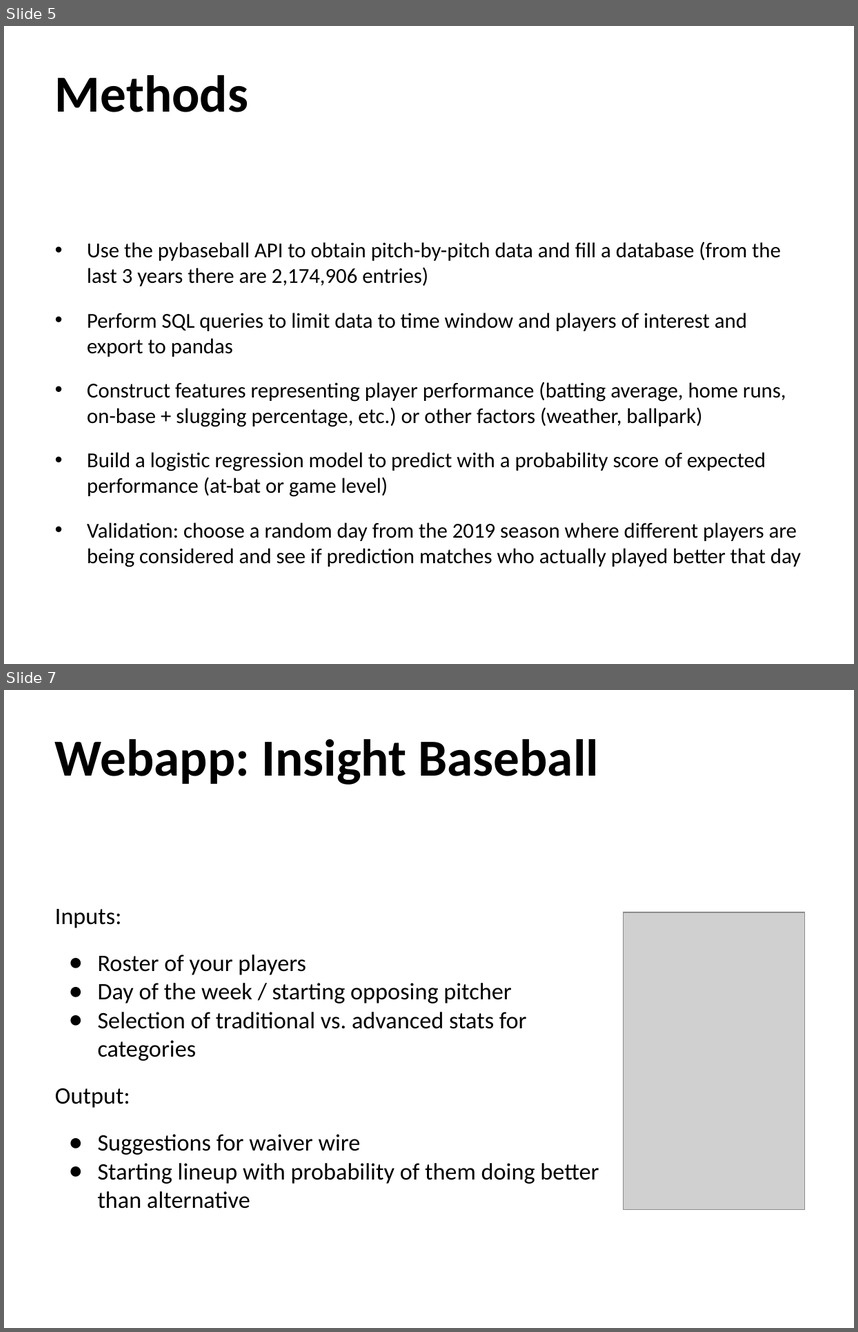
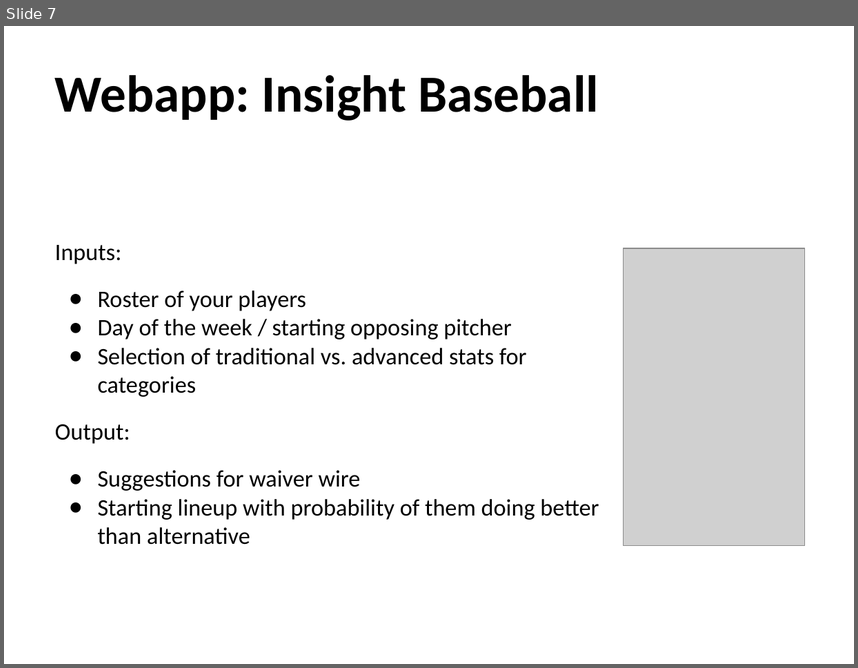
Before and after one commit to benslack19/baseball_player_selector, a slide deck: insight_baseball_notes/BL_baseball_notes.pptx. Shown one above the other, each under a label of ours: slides 5 and 7 before the commit, slide 7 after it; the slides between them are not shown. The pictures are 858x1332 and 858x668 pixels, drawn with LibreOffice and Linux fonts; fonts in the diff are those of the drawing; grey boxes stand for pictures. Boxes give left, top, right and bottom in pixels: in the first picture for what was removed or moved away, otherwise in the second. Text is boxed around its words. In the diff, an @@ line names an element or a change of style, - is before the commit and + after.

```diff
--- a/insight_baseball_notes/BL_baseball_notes.pptx
+++ b/insight_baseball_notes/BL_baseball_notes.pptx
@@ slide 5 removed at box(4, 26, 854, 664), background #FFFFFF @@
@@ title removed at box(55, 75, 248, 112) @@
-Methods
@@ text removed at box(87, 241, 801, 567) @@
-• Use the pybaseball API to obtain pitch-by-pitch data and fill a database (from the last 3 years there are 2,174,906 entries)
-• Perform SQL queries to limit data to time window and players of interest and export to pandas
-• Construct features representing player performance (batting average, home runs, on-base + slugging percentage, etc.) or other factors (weather, ballpark)
-• Build a logistic regression model to predict with a probability score of expected performance (at-bat or game level)
-• Validation: choose a random day from the 2019 season where different players are being considered and see if prediction matches who actually played better that day
```
Also in this commit, not shown: 6 slides changed, 24 slides added, 1 other slide removed, 2 other files.
